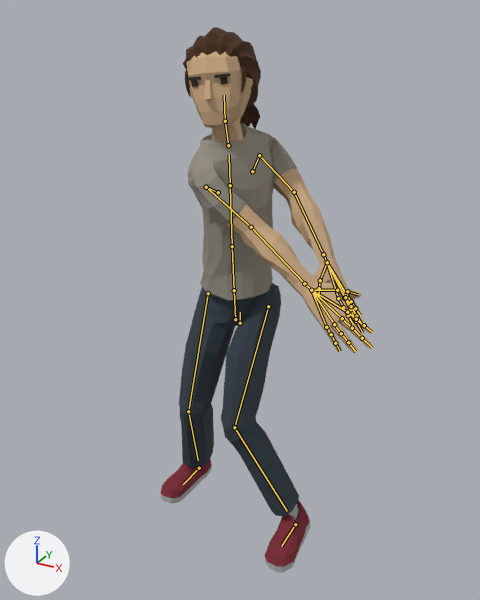
Renders of the glTF model app/src/main/assets/characters/Casual2.gltf from each side of a commit.
One viewpoint serves both versions: a 50 mm lens placed at (1.039, -1.878, 1.804), pointed at (0.055, -0.089, 0.909). The lights are fixed; the arrows at lower left show +X, +Y and +Z. The older version comes first. Both versions are drawn at frame 2 of the action 'Windup_BH'; the numbers are the values there. The bones that change, and the others that lie on the model, are drawn over the model as lines.

The first picture shows 'Casual2_Body', 'Casual2_Feet', 'Casual2_Head', 'Casual2_Legs'.
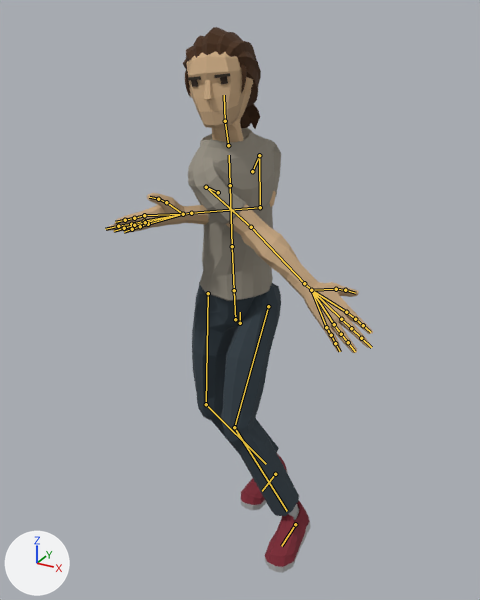
What differs and where, as boxes (x1, y1, x2, y2) in the pictures (480 x 600 px):
```json
{"object": "Casual2_Body", "change": "posed", "before": [188, 123, 374, 353], "after": [107, 128, 373, 353], "on screen": "43% wider"}
{"object": "Casual2_Legs", "change": "posed", "before": [179, 283, 299, 516], "after": [192, 280, 299, 516], "on screen": "11% narrower"}
{"object": "Casual2_Feet", "change": "posed", "before": [160, 460, 311, 573], "after": [241, 454, 311, 573], "on screen": "53% narrower"}
{"bone": "UpperArm.L", "before": "(259, 155) to (294, 192)", "after": "(259, 155) to (260, 207)"}
{"bone": "LowerArm.L", "before": "(294, 192) to (323, 254)", "after": "(260, 207) to (191, 213)"}
{"bone": "Wrist.L", "before": "(323, 254) to (327, 262)", "after": "(191, 213) to (183, 214)"}
{"bone": "UpperLeg.R", "before": "(208, 293) to (188, 411)", "after": "(208, 293) to (206, 404)"}
{"bone": "LowerLeg.R", "before": "(188, 411) to (198, 460)", "after": "(206, 404) to (266, 464)"}
{"bone": "Foot.R", "before": "(199, 468) to (183, 484)", "after": "(275, 474) to (262, 491)"}
```

The change, as JSON lines over the scene's bpy script:
```json
{"block": "bone_upperarm_l", "where": "bone_upperarm_l = bpy.data.objects['CharacterArmature'].pose.bones['UpperArm.L']  # child of 'Shoulder.L'"}
{"op": "set", "path": "bone_upperarm_l.rotation_quaternion", "old": "(0.611, -0.377, 0.0, -0.696)", "new": "(0.452, -0.808, 0.0, -0.378)", "note": "degrees (-33, -32, -88) -> degrees (-113, -38, -26)"}
{"block": "bone_lowerarm_l", "where": "bone_lowerarm_l = bpy.data.objects['CharacterArmature'].pose.bones['LowerArm.L']  # child of 'UpperArm.L'"}
{"op": "set", "path": "bone_lowerarm_l.rotation_quaternion", "old": "(0.989, -0.138, 0.0, 0.046)", "new": "(0.764, -0.64, 0.0, 0.075)", "note": "degrees (-16, 1, 5) -> degrees (-80, 5, 7)"}
{"block": "bone_wrist_l", "where": "bone_wrist_l = bpy.data.objects['CharacterArmature'].pose.bones['Wrist.L']  # child of 'LowerArm.L'"}
{"op": "set", "path": "bone_wrist_l.rotation_quaternion", "old": "(0.999, -0.039, 0.0, -0.02)", "new": "(1.0, -0.01, 0.0, 0.019)", "note": "degrees (-4, 0, -2) -> degrees (-1, 0, 2)"}
{"block": "bone_wrist_r", "where": "bone_wrist_r = bpy.data.objects['CharacterArmature'].pose.bones['Wrist.R']  # child of 'LowerArm.R'"}
{"op": "set", "path": "bone_wrist_r.rotation_quaternion", "old": "(0.997, 0.021, 0.0, 0.07)", "new": "(0.995, -0.061, 0.0, 0.085)", "note": "degrees (2, 0, 8) -> degrees (-7, 1, 10)"}
{"block": "bone_upperleg_r", "where": "bone_upperleg_r = bpy.data.objects['CharacterArmature'].pose.bones['UpperLeg.R']  # child of 'Body'"}
{"op": "set", "path": "bone_upperleg_r.rotation_quaternion", "old": "(0.986, 0.006, -0.057, -0.155)", "new": "(0.994, 0.022, 0.103, -0.018)", "note": "degrees (2, -6, -18) -> degrees (2, 12, -2)"}
{"block": "bone_lowerleg_r", "where": "bone_lowerleg_r = bpy.data.objects['CharacterArmature'].pose.bones['LowerLeg.R']  # child of 'UpperLeg.R'"}
{"op": "set", "path": "bone_lowerleg_r.rotation_quaternion", "old": "(0.928, 0.366, -0.036, 0.065)", "new": "(0.955, 0.272, 0.077, -0.088)", "note": "degrees (43, -7, 5) -> degrees (31, 11, -7)"}
{"block": "bone_foot_r", "where": "bone_foot_r = bpy.data.objects['CharacterArmature'].pose.bones['Foot.R']  # child of 'Root'"}
{"op": "set", "path": "bone_foot_r.location", "old": "(-0.096, -0.112, -0.001)", "new": "(0.204, -0.232, -0.001)"}
```
